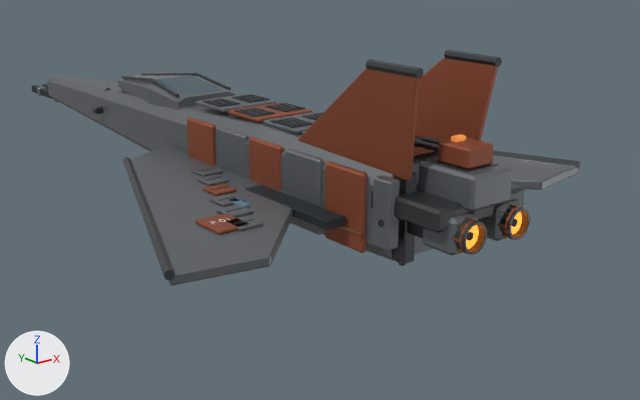
A saved change to the Blender file art/blender/mars_interceptor.blend.
The view is the same before and after, from a 50 mm camera at (-15.3, -22.1, 6.8) aimed at (2.7, 0.3, -2.2). Lighting does not change. The marker at lower left points along +X, +Y and +Z. The first picture is the older version.

The older version as bpy lines, for what is in view:
```python
ob_engine_0_armored_pod = bpy.data.objects.new('Engine 0 armored pod', me_engine_0_armored_pod)
ob_engine_0_armored_pod.location = (-0.77, -8.82, 0.0)
ob_engine_0_cooling_vane_004 = bpy.data.objects.new('Engine 0 cooling vane.004', me_engine_0_cooling_vane_004)
ob_engine_0_cooling_vane_004.location = (-1.16, -9.23, 0.0)
ob_engine_0_core = bpy.data.objects.new('Engine 0 core', me_engine_0_core)
ob_engine_0_core.location = (-0.77, -9.4, 0.0)
ob_engine_0_hub = bpy.data.objects.new('Engine 0 hub', me_engine_0_hub)
ob_engine_0_hub.location = (-0.77, -9.43, 0.0)
ob_engine_0_lip = bpy.data.objects.new('Engine 0 lip', me_engine_0_lip)
ob_engine_0_lip.location = (-0.77, -9.52, 0.0)
ob_engine_0_outer_bell = bpy.data.objects.new('Engine 0 outer bell', me_engine_0_outer_bell)
ob_engine_0_outer_bell.location = (-0.77, -9.35, 0.0)
ob_engine_1_armored_pod = bpy.data.objects.new('Engine 1 armored pod', me_engine_1_armored_pod)
ob_engine_1_armored_pod.location = (0.77, -8.82, 0.0)
ob_engine_1_outer_bell = bpy.data.objects.new('Engine 1 outer bell', me_engine_1_outer_bell)
ob_engine_1_outer_bell.location = (0.77, -9.35, 0.0)
ob_slender_pressure_fuselage = bpy.data.objects.new('Slender pressure fuselage', me_slender_pressure_fuselage)
ob_slender_pressure_fuselage.location = (0.0, 4.0, 0.0)
# also in view: 'Flank propulsion housing.003' at (-1.5, -4.3, 0.0); 'Dorsal auxiliary bed' at (0.0, -8.5, 0.9); 'Vertical fin -1' at (-1.2, -5.8, 2.3); 'Fin tip cap' at (-1.3, -7.4, 3.6); 'Wing radiator recess' at (-2.0, -4.4, -0.3)
```
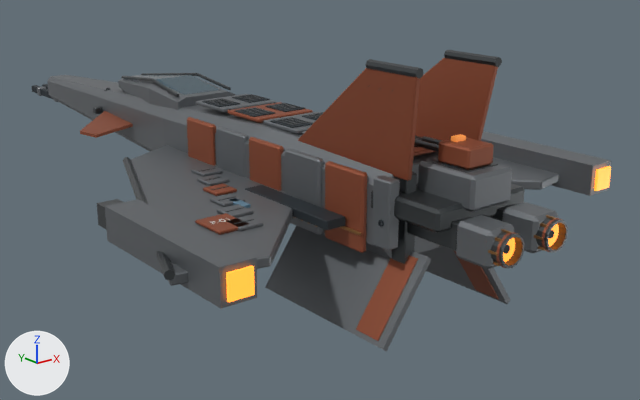
The change, as a diff of the scene's bpy script:
```diff
--- a/art/blender/mars_interceptor.blend.py
+++ b/art/blender/mars_interceptor.blend.py
@@ ob_engine_0_armored_pod @@
 ob_engine_0_armored_pod = bpy.data.objects.new('Engine 0 armored pod', me_engine_0_armored_pod)
-ob_engine_0_armored_pod.location = (-0.77, -8.82, 0.0)
+ob_engine_0_armored_pod.location = (-0.77, -9.89, 0.0)
 _m = ob_engine_0_armored_pod.modifiers.new('Machined edge chamfer', 'BEVEL')
@@ ob_engine_0_outer_bell @@
 ob_engine_0_outer_bell = bpy.data.objects.new('Engine 0 outer bell', me_engine_0_outer_bell)
-ob_engine_0_outer_bell.location = (-0.77, -9.35, 0.0)
+ob_engine_0_outer_bell.location = (-0.77, -10.41, 0.0)
@@ ob_engine_0_lip @@
 ob_engine_0_lip = bpy.data.objects.new('Engine 0 lip', me_engine_0_lip)
-ob_engine_0_lip.location = (-0.77, -9.52, 0.0)
+ob_engine_0_lip.location = (-0.77, -10.58, 0.0)
@@ ob_engine_0_core @@
 ob_engine_0_core = bpy.data.objects.new('Engine 0 core', me_engine_0_core)
-ob_engine_0_core.location = (-0.77, -9.4, 0.0)
+ob_engine_0_core.location = (-0.77, -10.47, 0.0)
@@ ob_engine_0_hub @@
 ob_engine_0_hub = bpy.data.objects.new('Engine 0 hub', me_engine_0_hub)
-ob_engine_0_hub.location = (-0.77, -9.43, 0.0)
+ob_engine_0_hub.location = (-0.77, -10.5, 0.0)
@@ ob_engine_0_cooling_vane_004 @@
 ob_engine_0_cooling_vane_004 = bpy.data.objects.new('Engine 0 cooling vane.004', me_engine_0_cooling_vane_004)
-ob_engine_0_cooling_vane_004.location = (-1.16, -9.23, 0.0)
+ob_engine_0_cooling_vane_004.location = (-1.16, -10.29, 0.0)
@@ ob_engine_1_armored_pod @@
 ob_engine_1_armored_pod = bpy.data.objects.new('Engine 1 armored pod', me_engine_1_armored_pod)
-ob_engine_1_armored_pod.location = (0.77, -8.82, 0.0)
+ob_engine_1_armored_pod.location = (0.77, -9.89, 0.0)
 _m = ob_engine_1_armored_pod.modifiers.new('Machined edge chamfer', 'BEVEL')
@@ ob_engine_1_outer_bell @@
 ob_engine_1_outer_bell = bpy.data.objects.new('Engine 1 outer bell', me_engine_1_outer_bell)
-ob_engine_1_outer_bell.location = (0.77, -9.35, 0.0)
+ob_engine_1_outer_bell.location = (0.77, -10.41, 0.0)
@@ ob_engine_1_lip @@
 ob_engine_1_lip = bpy.data.objects.new('Engine 1 lip', me_engine_1_lip)
-ob_engine_1_lip.location = (0.77, -9.52, 0.0)
+ob_engine_1_lip.location = (0.77, -10.58, 0.0)
@@ ob_engine_1_core @@
 ob_engine_1_core = bpy.data.objects.new('Engine 1 core', me_engine_1_core)
-ob_engine_1_core.location = (0.77, -9.4, 0.0)
+ob_engine_1_core.location = (0.77, -10.47, 0.0)
@@ ob_detail___engineglow @@
+ob_detail___engineglow = bpy.data.objects.new('DETAIL | EngineGlow', me_detail___engineglow)  # a box spanning x -6.47..-5.85, y -8.23..-8.15, z -0.47..0.15; a box spanning x 5.85..6.47, y -8.23..-8.15, z -0.47..0.15; in mat_engineglow (orange #ff892c, glowing orange #ff892c)
+ob_detail___engineglow.location = (0.0, 0.0, 0.0)
@@ ob_detail___edge___brushed_alloy @@
+ob_detail___edge___brushed_alloy = bpy.data.objects.new('DETAIL | Edge - brushed alloy', me_detail___edge___brushed_alloy)  # a box spanning x -6.45..-5.87, y -3.19..-2.23, z -0.45..0.13; a box spanning x 5.87..6.45, y -3.19..-2.23, z -0.45..0.13; in mat_edge___brushed_alloy (dark grey #55595b)
+ob_detail___edge___brushed_alloy.location = (0.0, 0.0, 0.0)
@@ ob_detail___armor___raised_ceramic @@
+ob_detail___armor___raised_ceramic = bpy.data.objects.new('DETAIL | Armor - raised ceramic', me_detail___armor___raised_ceramic)  # 32 vertices, 24 faces; spans x -2.9..2.9, y -8.0..8.8, z -2.8..0.0; in mat_armor___raised_ceramic (brown #99563c)
+ob_detail___armor___raised_ceramic.location = (0.0, 0.0, 0.0)
@@ ob_detail___armor___graphite_titanium @@
+ob_detail___armor___graphite_titanium = bpy.data.objects.new('DETAIL | Armor - graphite titanium', me_detail___armor___graphite_titanium)  # 32 vertices, 24 faces; spans x -6.6..6.6, y -8.29..-3.03, z -2.9..0.28; in mat_armor___graphite_titanium (grey #797d81)
+ob_detail___armor___graphite_titanium.location = (0.0, 0.0, 0.0)
```

Changed parts and their boxes (x1, y1, x2, y2) in the pictures (640 x 400 px):
'DETAIL | Armor - graphite titanium', added
    after: (105, 131, 611, 351)
'DETAIL | Armor - raised ceramic', added
    after: (80, 111, 499, 341)
'Engine 0 armored pod', moved
    before: (423, 212, 478, 256)
    after: (456, 215, 515, 269)
'Engine 1 armored pod', moved
    before: (479, 199, 521, 241)
    after: (502, 202, 558, 253)
'DETAIL | EngineGlow', added
    after: (226, 166, 611, 302)
'Engine 0 outer bell', moved
    before: (454, 219, 487, 255)
    after: (491, 231, 524, 268)
'Engine 1 outer bell', moved
    before: (499, 206, 531, 240)
    after: (536, 218, 568, 253)
'Engine 0 core', moved
    before: (466, 225, 479, 249)
    after: (503, 238, 515, 262)
'DETAIL | Edge - brushed alloy', added
    after: (97, 199, 123, 229)
'Engine 1 core', moved
    before: (511, 212, 522, 234)
    after: (548, 224, 559, 247)
'Engine 0 lip', moved
    before: (459, 220, 478, 254)
    after: (496, 232, 517, 268)
'Engine 1 lip', moved
    before: (505, 207, 523, 240)
    after: (542, 218, 559, 252)
'Engine 0 hub', moved
    before: (466, 232, 473, 241)
    after: (504, 245, 510, 254)
'Engine 0 cooling vane.004', moved
    before: (452, 237, 460, 242)
    after: (488, 250, 497, 256)
